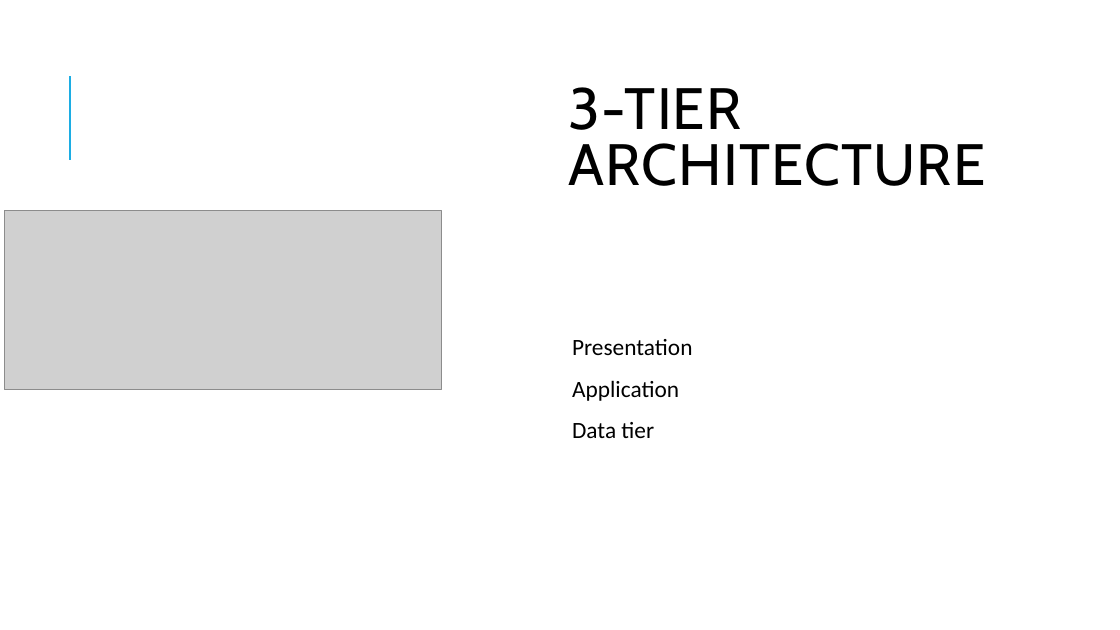
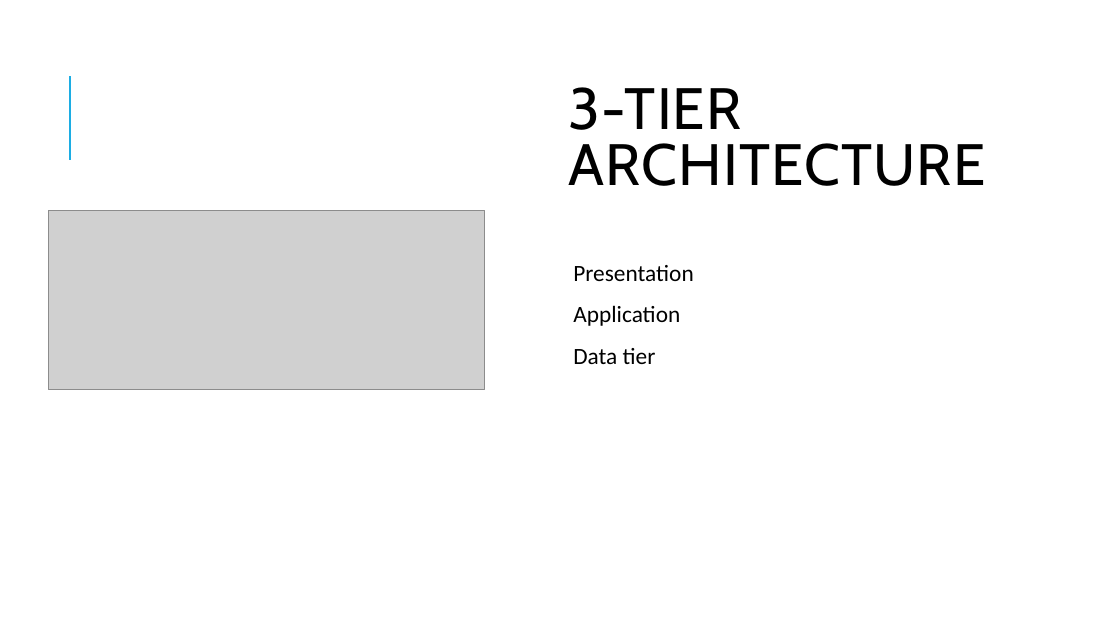
Before and after one commit to admondtamang/e-commerce-cp, a slide deck: slide 11 of E-commerce site.pptx (slide 10 before the commit). Drawn at 1120x630 pixels with LibreOffice and Linux fonts; fonts in the diff are those of the drawing; grey boxes stand for pictures. Boxes give left, top, right and bottom in pixels: in the first picture for what was removed or moved away, otherwise in the second. Text is boxed around its words. In the diff, an @@ line names an element or a change of style, - is before the commit and + after.

```diff
--- a/E-commerce site.pptx
+++ b/E-commerce site.pptx
@@ text "Presentation": place and size @@
-text "Presentation" at <box>572,339,692,438</box>
+text "Presentation" at <box>573,265,693,364</box>
@@ picture: place and size @@
-picture at <box>4,210,441,390</box>
+picture at <box>48,210,485,390</box>
```
Also in this commit, not shown: 7 other slides changed, 9 slides added, 6 slides removed, 45 other files.
